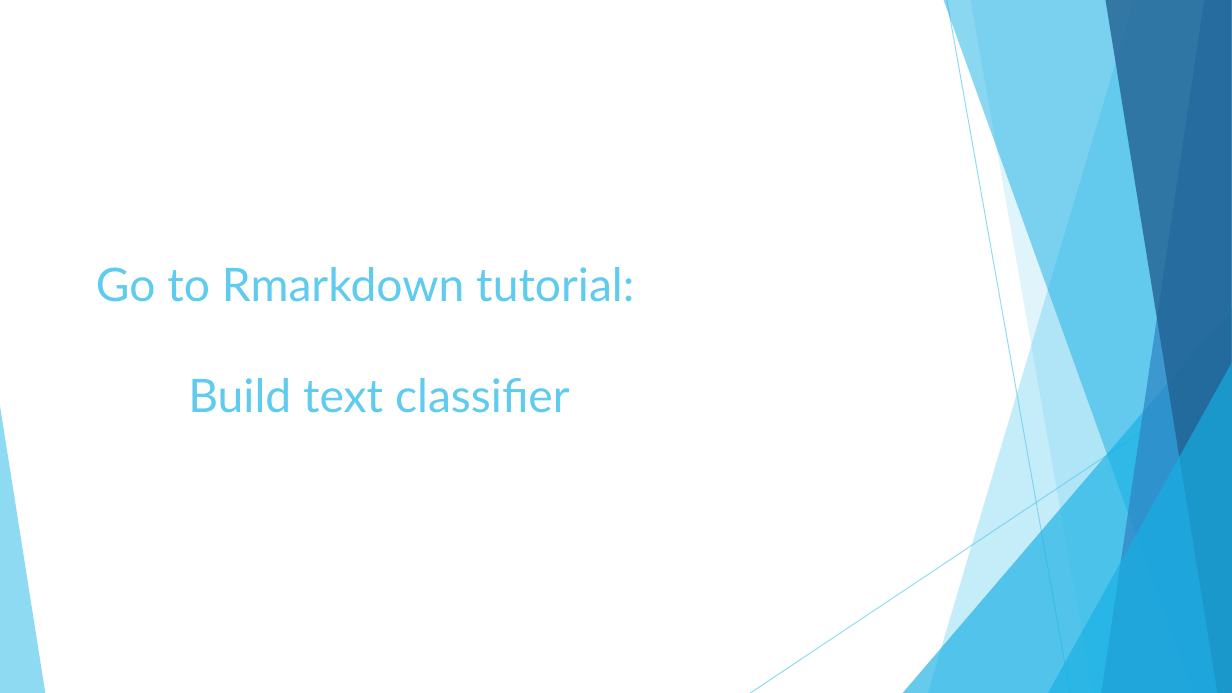
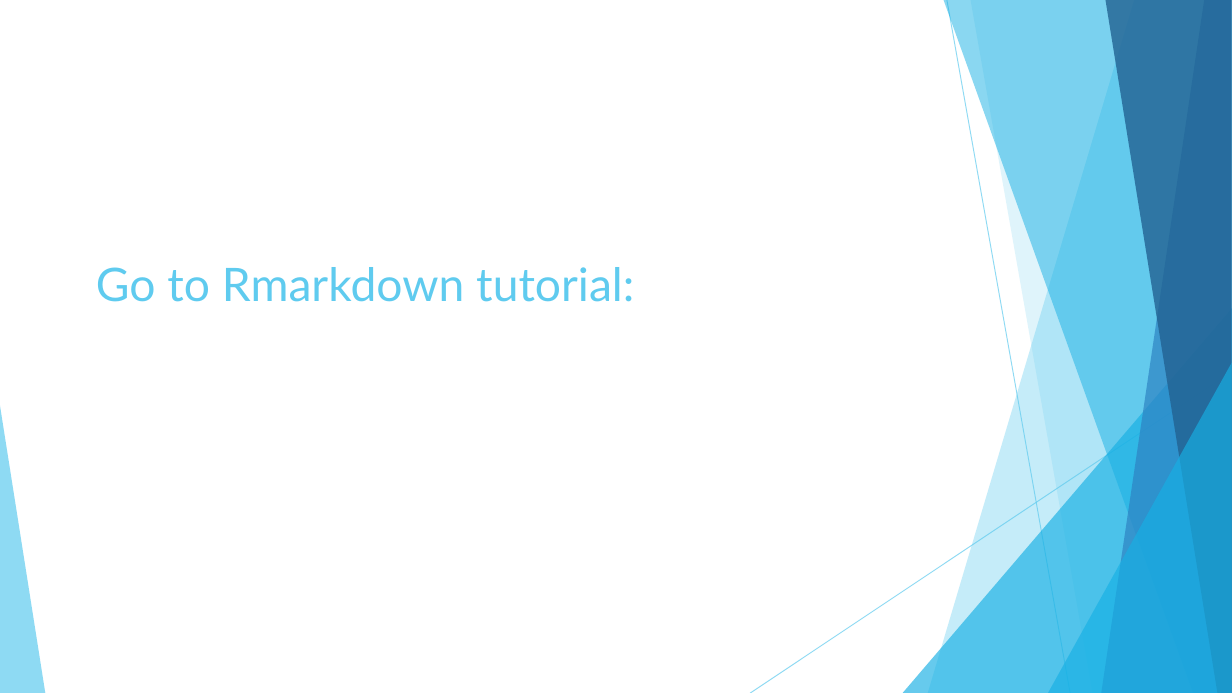
Before and after one commit to shellylac/TextMiningIntro_inR, a slide deck: slide 18 of Slides_Notes/TextTutorial_Slides.pptx. Drawn at 1232x693 pixels with LibreOffice and Linux fonts; fonts in the diff are those of the drawing. Boxes give left, top, right and bottom in pixels: in the first picture for what was removed or moved away, otherwise in the second. Text is boxed around its words. In the diff, an @@ line names an element or a change of style, - is before the commit and + after.

```diff
--- a/Slides_Notes/TextTutorial_Slides.pptx
+++ b/Slides_Notes/TextTutorial_Slides.pptx
@@ text at [188,378,570,413]: paragraph removed @@
-Build text classifier
```
Also in this commit, not shown: 1 other slide changed, 1 other file.
